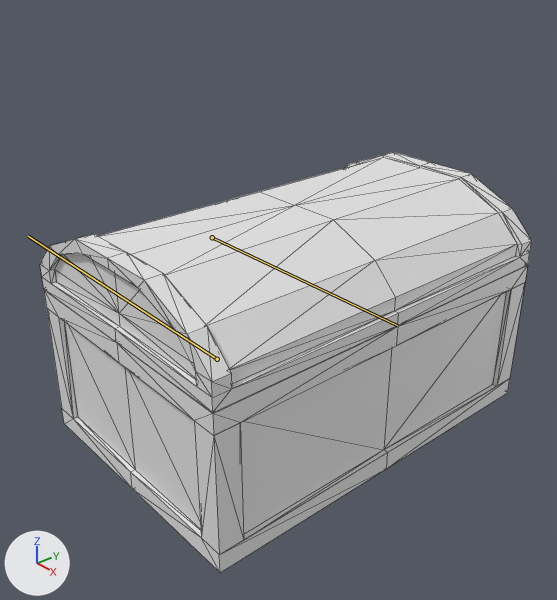
An edit to the Blender file resources/models/chest.blend, drawn before and after from the same camera.
The view is the same before and after, from a camera (50 mm lens) standing at (0.99, -0.898, 0.921) and looking at (0.004, -0.043, 0.267). Every picture has the same lights, and +X, +Y and +Z are marked at lower left. The bones that bend it are drawn over the model as lines. Mesh edges are drawn as thin lines.
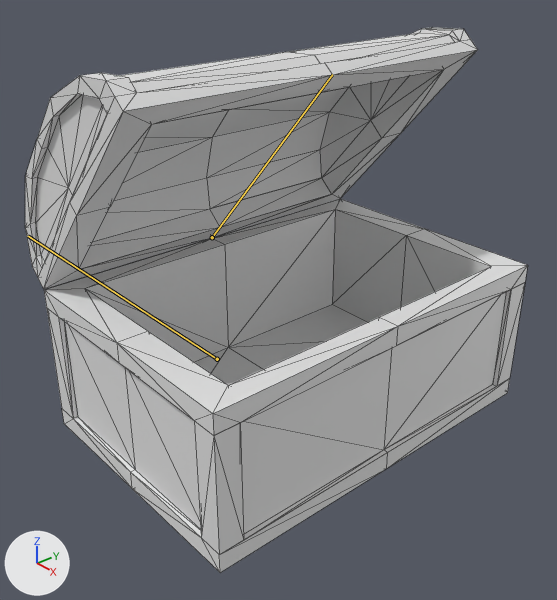
Commit message: Fixed Opened

The newer file adds an action. The first version stands in its rest pose; the second is drawn at frame 0 of the action 'Opened'.

Pixel boxes [x1, y1, x2, y2] of what changed, in the pictures (557 x 600 px):
```json
{"object": "Plane", "change": "posed", "before": [40, 152, 532, 573], "after": [25, 27, 528, 573]}
{"bone": "Bone.001", "before": "(212, 237) to (397, 325)", "after": "(212, 237) to (332, 74)"}
```

Edits to the scene script, one JSON object a line:
```json
{"block": "bone_bone_001", "where": "bone_bone_001 = bpy.data.objects['Armature'].pose.bones['Bone.001']  # child of 'Bone'"}
{"op": "set", "path": "bone_bone_001.rotation_quaternion", "old": "(1.0, 0.0, 0.0, 0.0)", "new": "(0.913, 0.0, 0.0, -0.407)", "note": "degrees (0, 0, 0) -> degrees (0, 0, -48)"}
```
